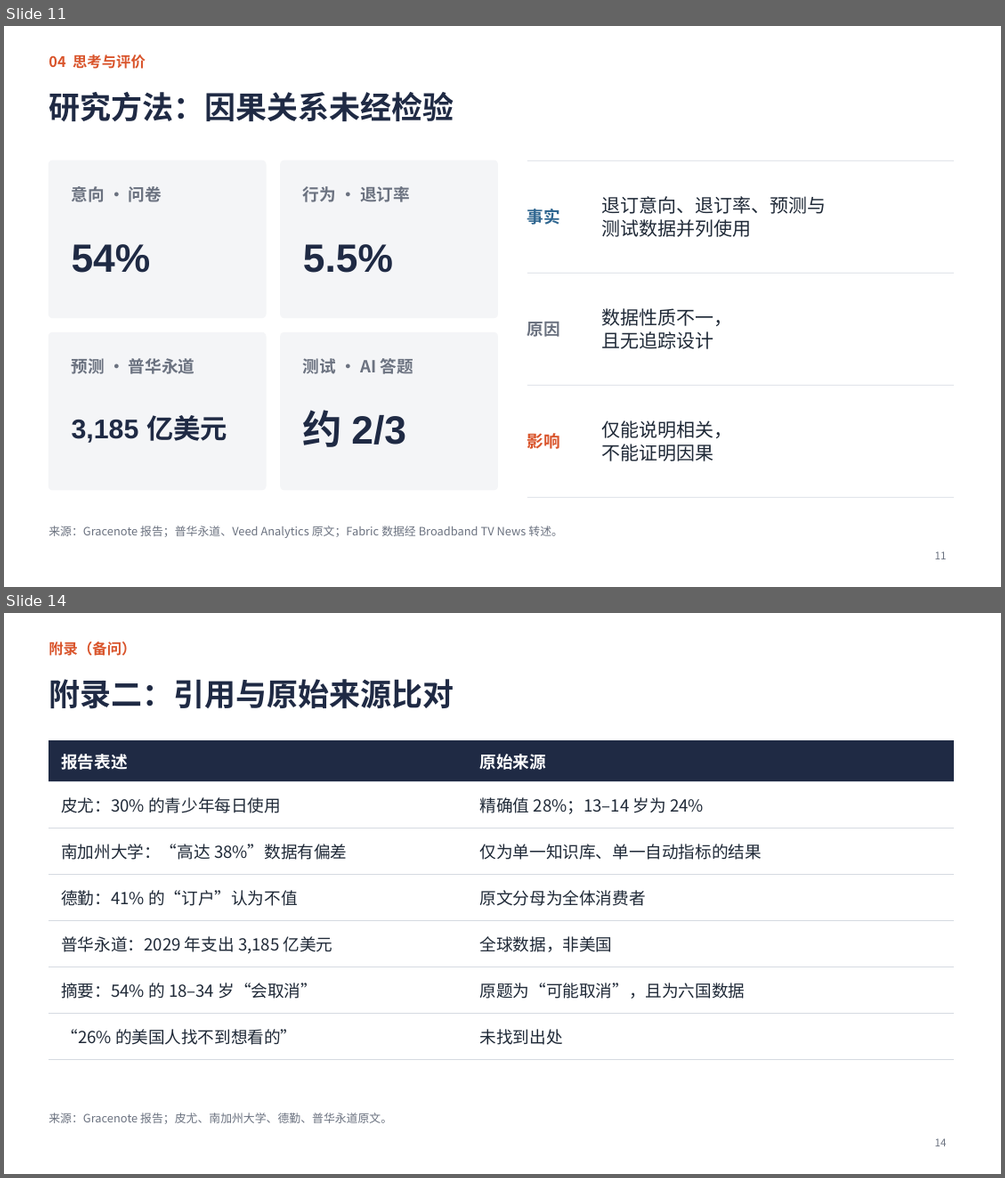
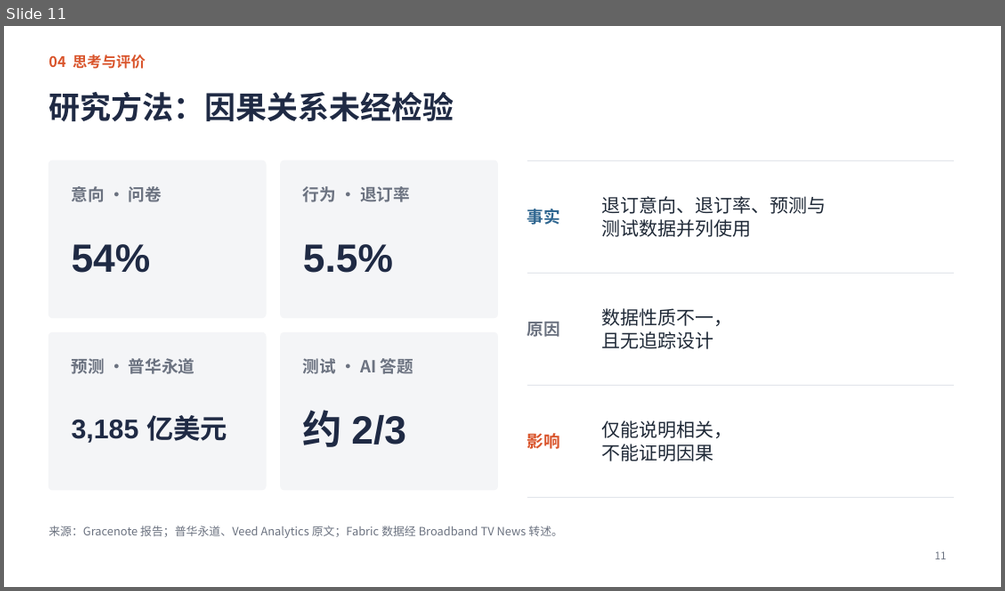
Before and after one commit to jayleo113/ppt, a slide deck: Gracenote报告解读_课堂汇报.pptx. Shown one above the other, each under a label of ours: slides 11 and 14 before the commit, slide 11 after it; the slides between them are not shown. The pictures are 1005x1178 and 1005x591 pixels, drawn with LibreOffice and Linux fonts; fonts in the diff are those of the drawing. Boxes give left, top, right and bottom in pixels: in the first picture for what was removed or moved away, otherwise in the second. Text is boxed around its words. In the diff, an @@ line names an element or a change of style, - is before the commit and + after.

```diff
--- a/Gracenote报告解读_课堂汇报.pptx
+++ b/Gracenote报告解读_课堂汇报.pptx
@@ slide 14 removed at [4,613,1001,1174], background #FFFFFF @@
@@ text removed at [48,641,136,656] @@
-附录（备问）
@@ title removed at [48,679,453,709] @@
-附录二：引用与原始来源比对
@@ table removed at [48,740,954,1048], 7 rows, 2 columns @@
-报告表述 | 原始来源
-皮尤：30% 的青少年每日使用 | 精确值 28%；13–14 岁为 24%
-南加州大学：“高达 38%”数据有偏差 | 仅为单一知识库、单一自动指标的结果
-德勤：41% 的“订户”认为不值 | 原文分母为全体消费者
-普华永道：2029 年支出 3,185 亿美元 | 全球数据，非美国
-摘要：54% 的 18–34 岁“会取消” | 原题为“可能取消”，且为六国数据
-“26% 的美国人找不到想看的” | 未找到出处
@@ text removed at [48,1112,392,1124] @@
-来源：Gracenote 报告；皮尤、南加州大学、德勤、普华永道原文。
@@ page number removed at [935,1138,947,1146] @@
-14
```
Also in this commit, not shown: 3 slides changed, 1 other slide removed, 9 other files.
